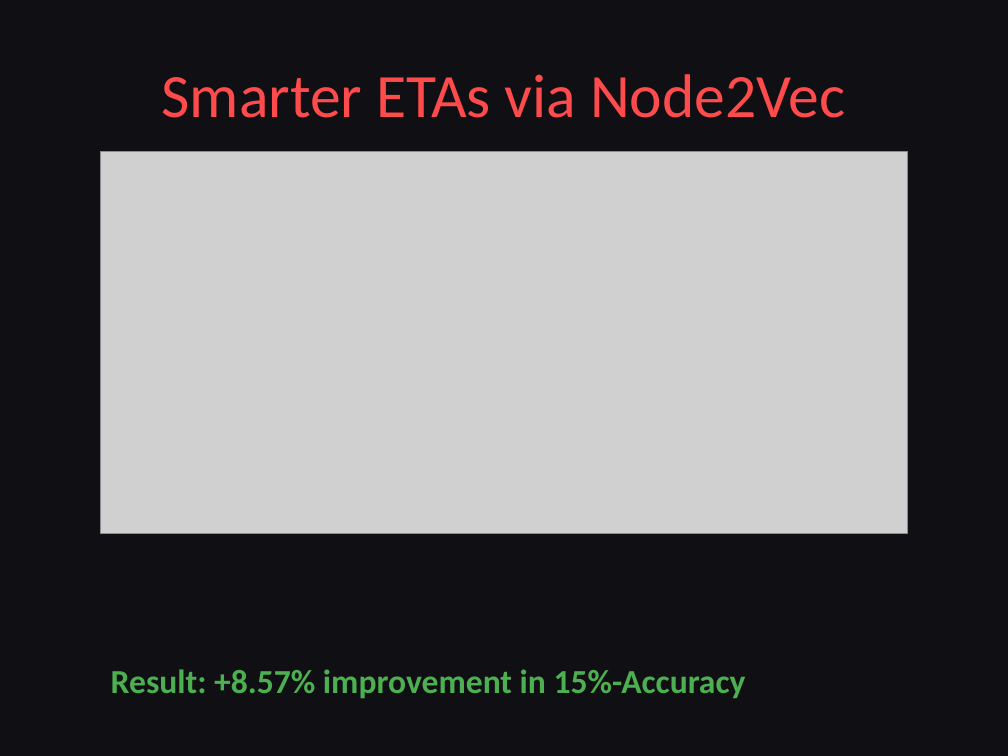
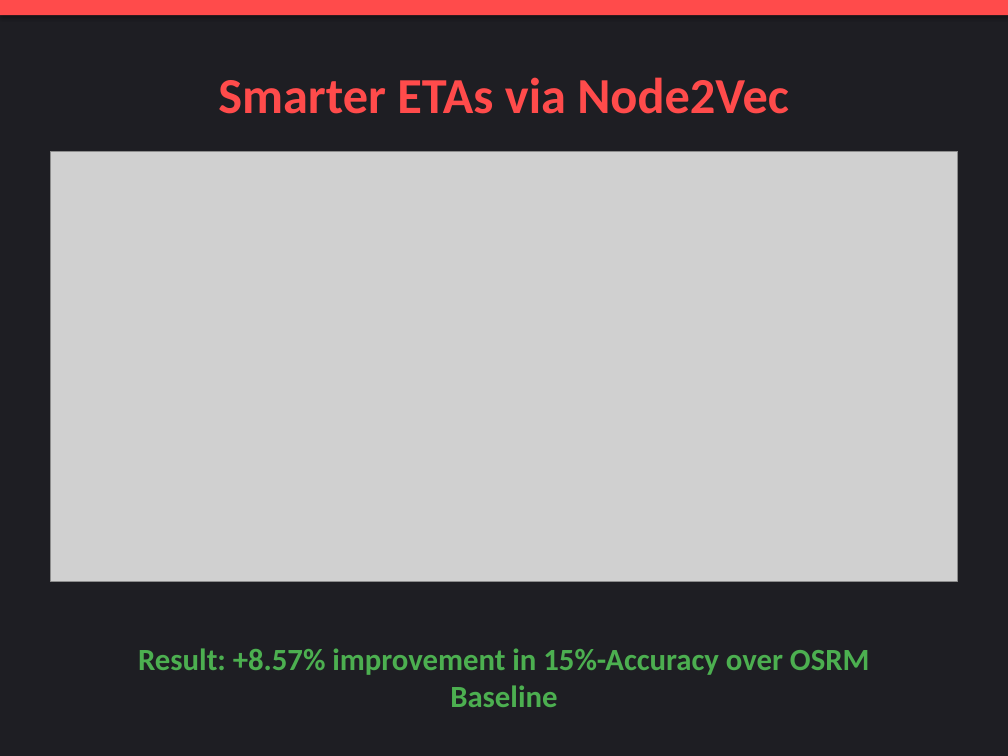
Before and after one commit to Shikhyy/Delhivery-Graph-Intelligence-System, a slide deck: slide 6 of Pitch_Deck.pptx. Drawn at 1008x756 pixels with LibreOffice and Linux fonts; fonts in the diff are those of the drawing; grey boxes stand for pictures. Boxes give left, top, right and bottom in pixels: in the first picture for what was removed or moved away, otherwise in the second. Text is boxed around its words. In the diff, an @@ line names an element or a change of style, - is before the commit and + after.

Commit message:
Update author to Shikhar Verma and improve PPTX styling

```diff
--- a/Pitch_Deck.pptx
+++ b/Pitch_Deck.pptx
@@ background #0F0F14 to #1E1E23 @@
@@ rectangle added at (0,0,1008,15), fill #FF4B4B @@
@@ title "Smarter ETAs via Node2Vec" at (218,77,789,114): size 44 to 36 pt, bold on @@
@@ picture: place and size @@
-picture at (101,151,907,533)
+picture at (50,151,958,582)
@@ text at (138,648,870,707): text changed; size 24 to 22 pt @@
-Result: +8.57% improvement in 15%-Accuracy
+Result: +8.57% improvement in 15%-Accuracy over OSRM Baseline
```
Also in this commit, not shown: 8 other slides changed, 2 other files.
